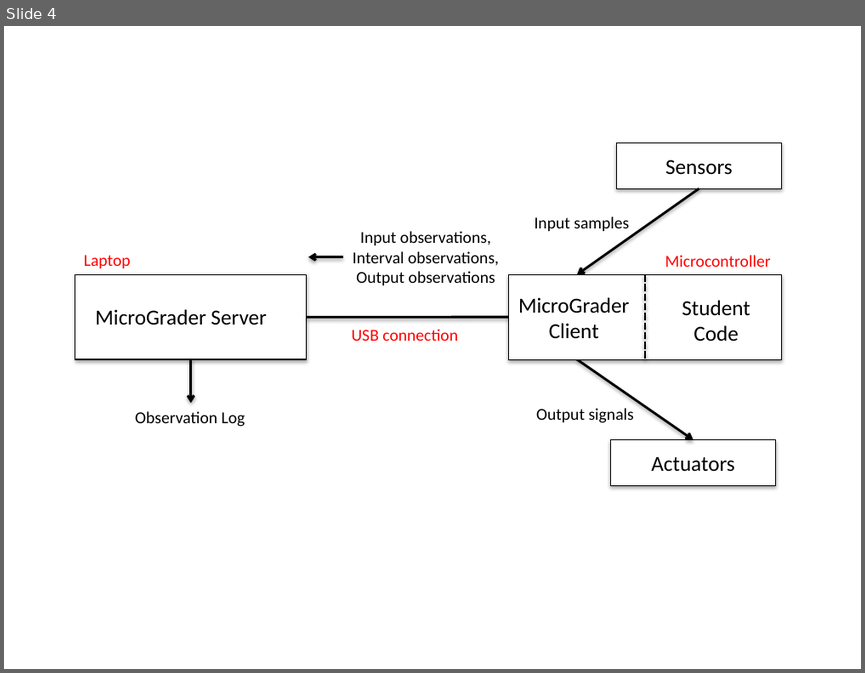
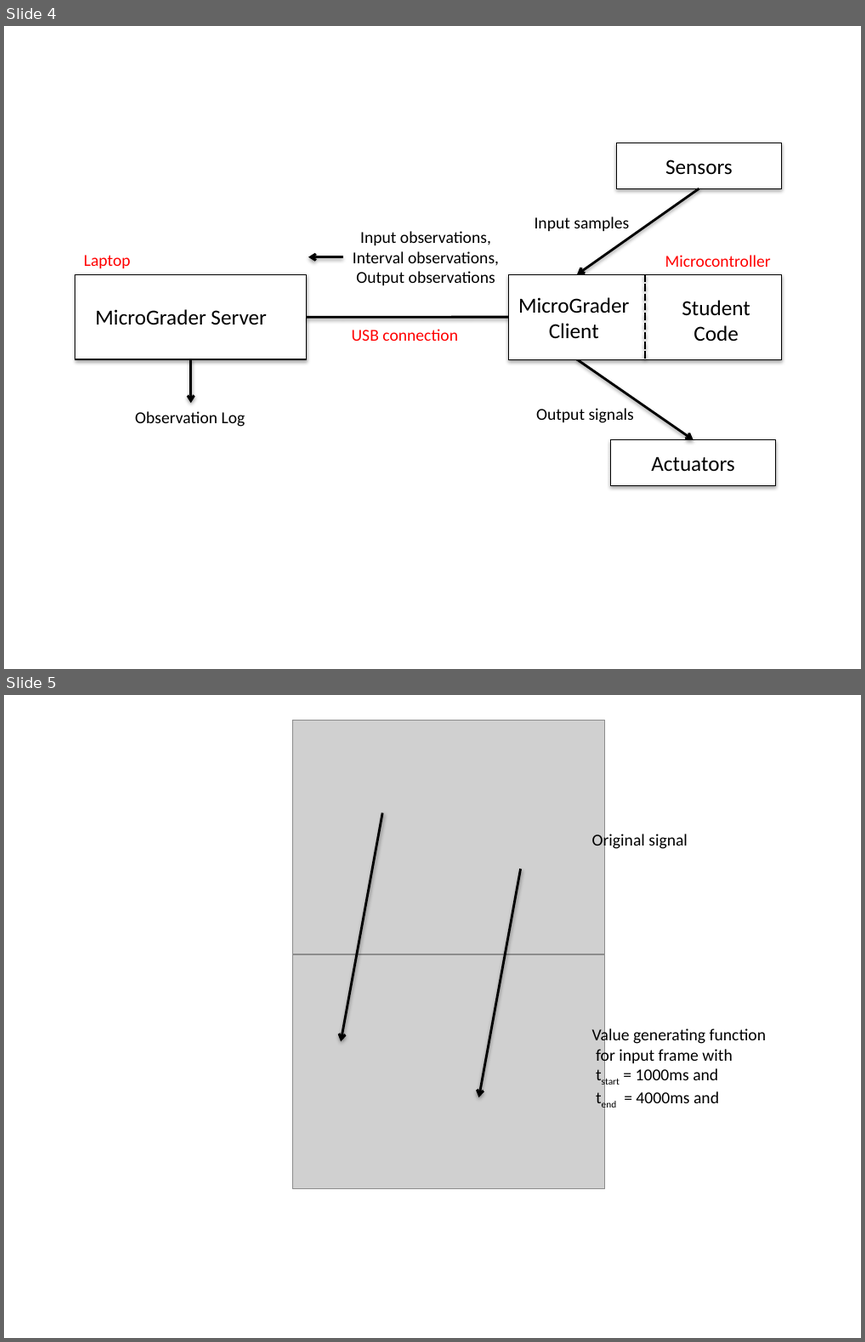
Before and after one commit to dmendelsohn/micrograder-paper, a slide deck: diagrams-2.pptx. Shown one above the other, each under a label of ours: slide 4 before the commit, slides 4 and 5 after it. The pictures are 865x673 and 865x1342 pixels, drawn with LibreOffice and Linux fonts; fonts in the diff are those of the drawing; grey boxes stand for pictures. Boxes give left, top, right and bottom in pixels: in the first picture for what was removed or moved away, otherwise in the second. Text is boxed around its words. In the diff, an @@ line names an element or a change of style, - is before the commit and + after.

```diff
--- a/diagrams-2.pptx
+++ b/diagrams-2.pptx
@@ slide 5 added at (4, 695, 861, 1338), background #FFFFFF @@
@@ picture added at (293, 720, 606, 953) @@
@@ arrow added from (383, 813) to (341, 1041), #000000 2 pt @@
@@ text added at (592, 831, 687, 850), 14 pt, text #000000 @@
+Original signal
@@ arrow added from (521, 869) to (478, 1097), #000000 2 pt @@
@@ picture added at (293, 954, 606, 1189) @@
@@ text added at (592, 1027, 766, 1103), 14 pt, text #000000 @@
+Value generating function
+for input frame with
+tstart = 1000ms and
+tend = 4000ms and
```
Also in this commit, not shown: 5 other files.
